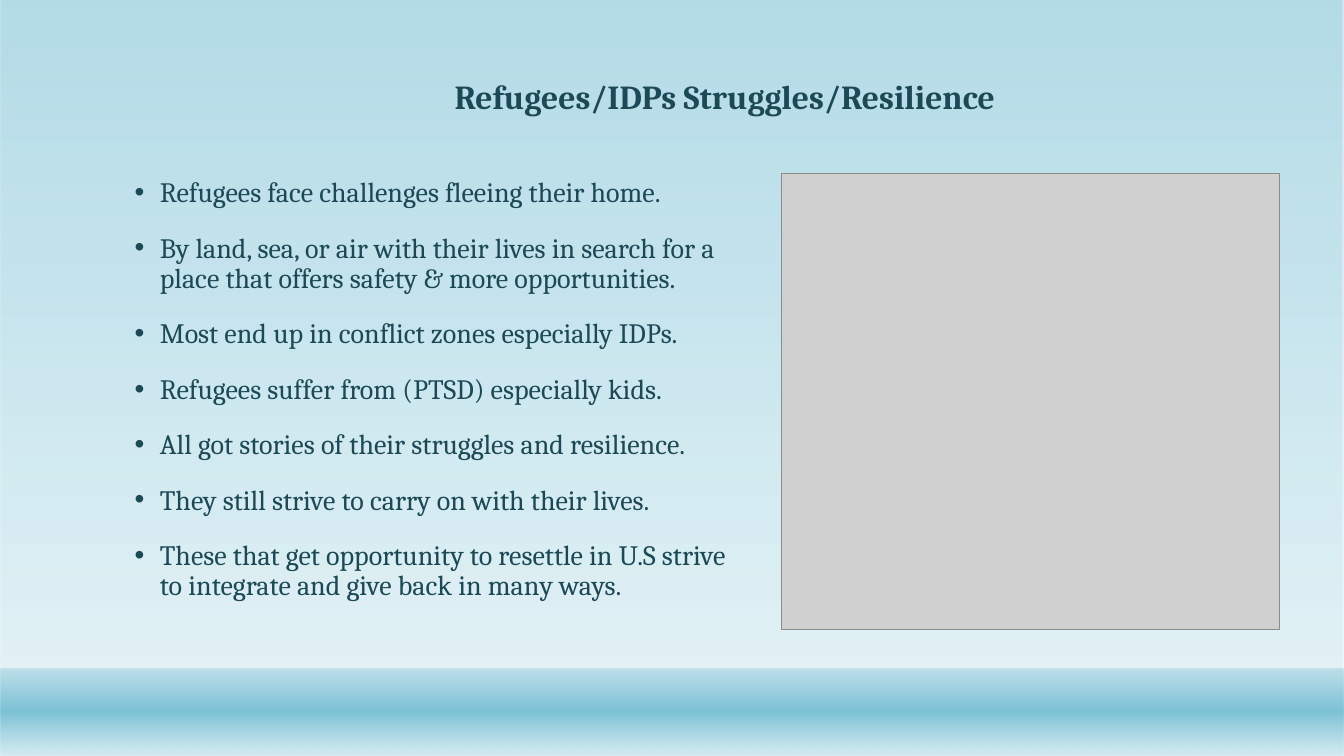
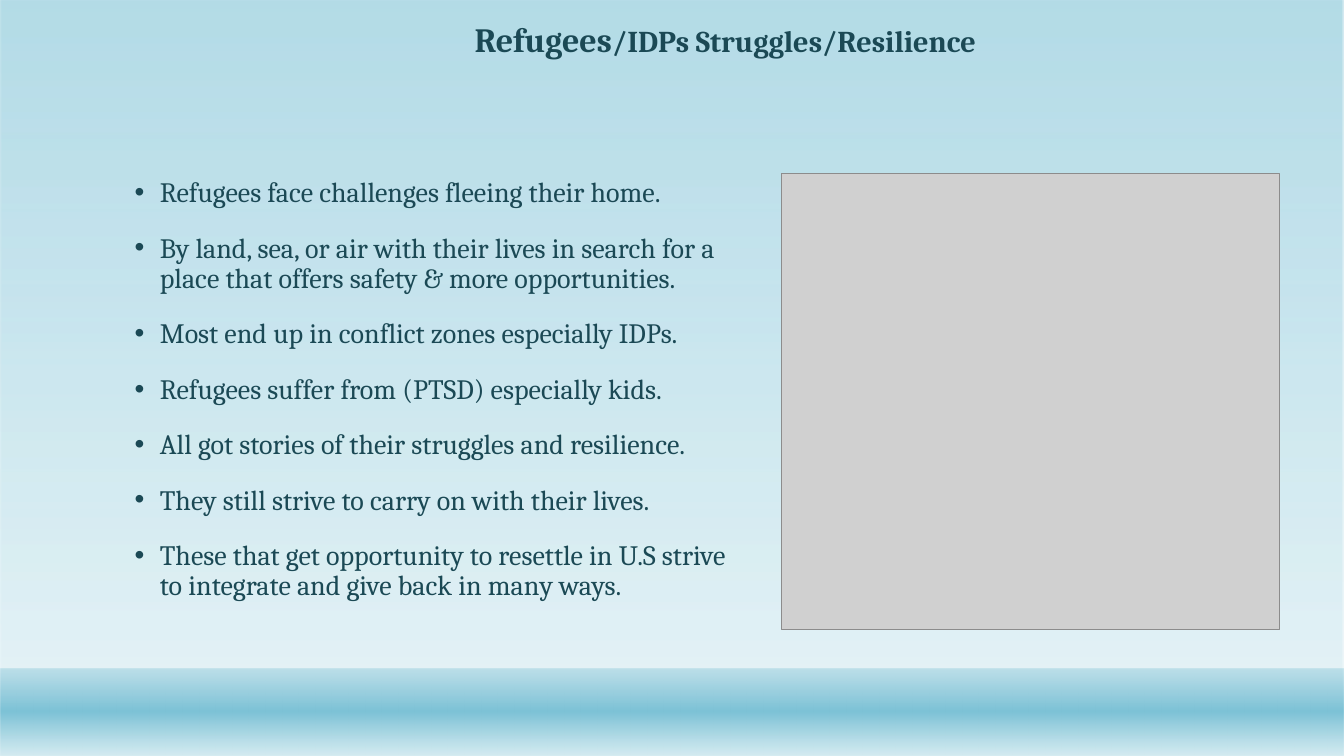
Before and after one commit to Abdullah0930/Refugee-Immigrants-to-U.S, a slide deck: slide 12 of Capstone/Refugee_Immigrants overtime.pptx. Drawn at 1344x756 pixels with LibreOffice and Linux fonts; fonts in the diff are those of the drawing; grey boxes stand for pictures; background and template pictures are left out. Boxes give left, top, right and bottom in pixels: in the first picture for what was removed or moved away, otherwise in the second. Text is boxed around its words. In the diff, an @@ line names an element or a change of style, - is before the commit and + after.

```diff
--- a/Capstone/Refugee_Immigrants overtime.pptx
+++ b/Capstone/Refugee_Immigrants overtime.pptx
@@ title "Refugees/IDPs Struggles/Resilience" moved from (x1=455, y1=85, x2=995, y2=117) to (x1=475, y1=28, x2=976, y2=60) @@
@@ title "Refugees/IDPs Struggles/Resilience" at (x1=475, y1=28, x2=976, y2=60): size 24 to 24.3 pt in "Refugees/IDPs"; size 24 to 21.6 pt in "Refugees/IDPs Struggles/Resilience" @@
```
Also in this commit, not shown: 12 other slides changed, 4 other files.
